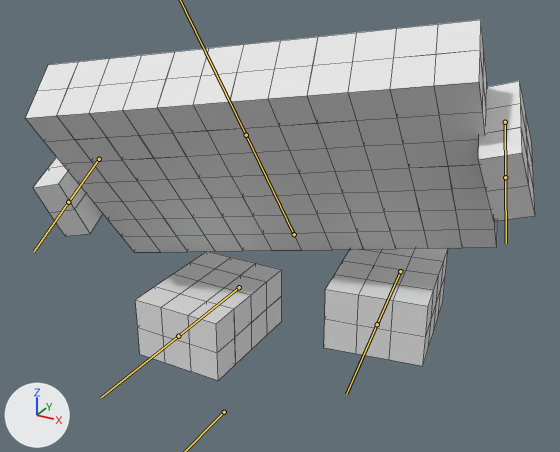
The FBX model Assets/Gioele/Prefabs/vhs_enemy_attack.fbx: old version first, new version second.
Both versions are drawn from a camera (50 mm lens) standing at (1.019, -1.945, 1.382) and looking at (0.001, -0.095, 0.457). Lighting does not change. The marker at lower left points along +X, +Y and +Z. Both versions are drawn at frame 9 of the action 'Attack'; the numbers are the values there. The bones that bend it are drawn over the model as lines. Mesh edges are drawn as thin lines.

Objects in the first picture: 'vhs_enemy'.
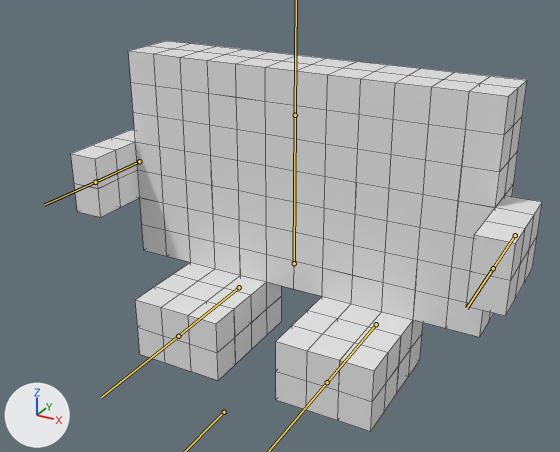
Where the change shows, as pixel boxes (x1, y1, x2, y2) in the pictures (560 x 452 px):
```json
{"object": "vhs_enemy", "change": "posed", "before": [26, 20, 535, 381], "after": [71, 41, 542, 431], "on screen": "7% narrower, 8% taller"}
{"bone": "Body", "before": "(294, 234) to (246, 135)", "after": "(294, 263) to (295, 115)"}
{"bone": "Foot.r", "before": "(400, 271) to (377, 324)", "after": "(376, 324) to (327, 382)"}
{"bone": "Arm.r", "before": "(505, 122) to (505, 177)", "after": "(515, 235) to (493, 268)"}
{"bone": "Arm.l", "before": "(99, 159) to (68, 202)", "after": "(139, 161) to (95, 182)"}
```

Scene script edits in JSON lines:
```json
{"block": "bone_body", "where": "bone_body = bpy.data.objects['Armature'].pose.bones['Body']  # child of 'Direction'"}
{"op": "set", "path": "bone_body.location", "old": "(0.0, 0.208, 0.0)", "new": "(0.0, 0.0, 0.0)"}
{"op": "set", "path": "bone_body.rotation_quaternion", "old": "(0.946, 0.298, 0.124, 0.039)", "new": "(1.0, 0.0, 0.0, 0.0)", "note": "degrees (36, 12, 9) -> degrees (0, 0, 0)"}
{"block": "bone_foot_r", "where": "bone_foot_r = bpy.data.objects['Armature'].pose.bones['Foot.r']  # child of 'Direction'"}
{"op": "set", "path": "bone_foot_r.location", "old": "(0.0, -0.208, -0.208)", "new": "(0.0, 0.208, 0.0)"}
{"op": "set", "path": "bone_foot_r.rotation_quaternion", "old": "(0.996, 0.001, -0.001, -0.086)", "new": "(1.0, 0.0, 0.0, 0.0)", "note": "degrees (0, 0, -10) -> degrees (0, 0, 0)"}
{"block": "bone_arm_r", "where": "bone_arm_r = bpy.data.objects['Armature'].pose.bones['Arm.r']  # child of 'Direction'"}
{"op": "set", "path": "bone_arm_r.location", "old": "(-0.142, -0.048, -0.638)", "new": "(0.0, 0.0, 0.0)"}
{"op": "set", "path": "bone_arm_r.rotation_quaternion", "old": "(0.968, 0.192, 0.114, -0.116)", "new": "(1.0, 0.0, 0.0, 0.0)", "note": "degrees (21, 15, -11) -> degrees (0, 0, 0)"}
{"block": "bone_arm_l", "where": "bone_arm_l = bpy.data.objects['Armature'].pose.bones['Arm.l']  # child of 'Direction'"}
{"op": "set", "path": "bone_arm_l.location", "old": "(-0.126, 0.283, -0.082)", "new": "(0.0, 0.0, 0.0)"}
{"op": "set", "path": "bone_arm_l.rotation_quaternion", "old": "(0.974, 0.171, 0.113, -0.095)", "new": "(1.0, 0.0, 0.0, 0.0)", "note": "degrees (19, 15, -9) -> degrees (0, 0, 0)"}
```
